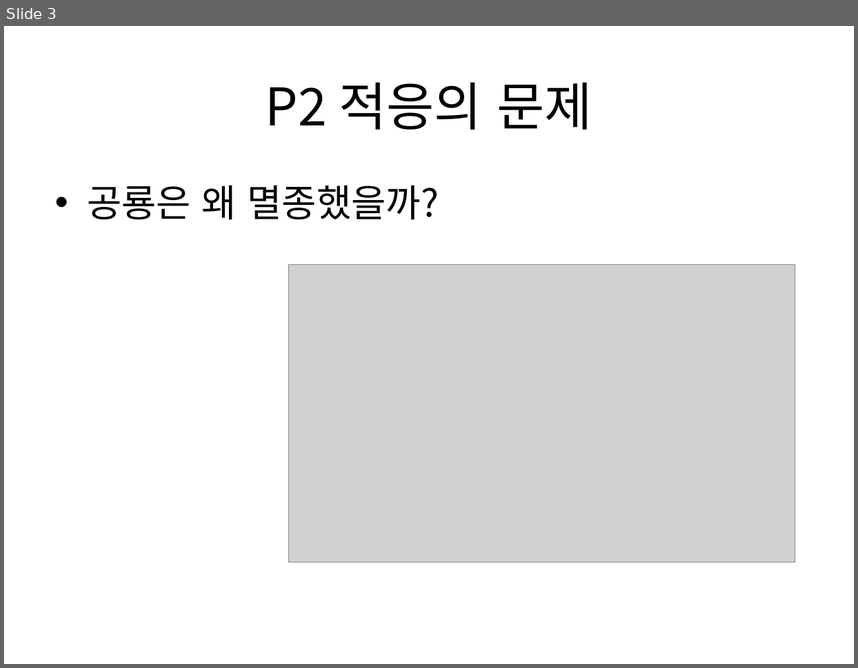
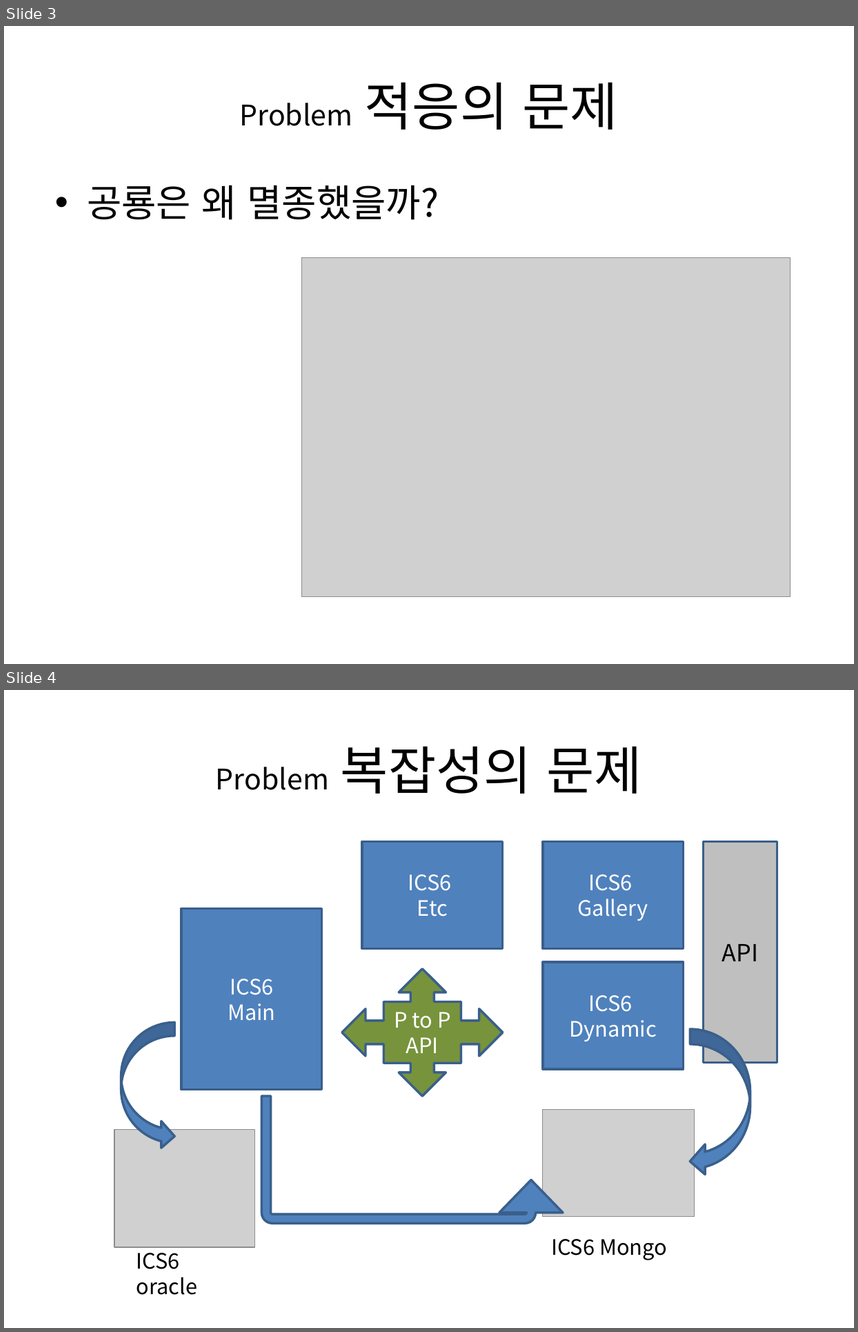
Before and after one commit to bleujin/external, a slide deck: resource/docs/first.pptx. Shown one above the other, each under a label of ours: slide 3 before the commit, slides 3 and 4 after it. The pictures are 858x668 and 858x1332 pixels, drawn with LibreOffice and Linux fonts; fonts in the diff are those of the drawing; grey boxes stand for pictures. Boxes give left, top, right and bottom in pixels: in the first picture for what was removed or moved away, otherwise in the second. Text is boxed around its words. In the diff, an @@ line names an element or a change of style, - is before the commit and + after.

```diff
--- a/resource/docs/first.pptx
+++ b/resource/docs/first.pptx
@@ slide 4 added at [4,690,854,1328], background #FFFFFF @@
@@ title added at [216,746,642,793], 24 pt, text #000000 @@
+Problem 복잡성의 문제
@@ rectangle added at [362,841,502,949], fill #4F81BD, outline #3A5F8C 2 pt, 18 pt, text #FFFFFF @@
+ICS6
+Etc
@@ rectangle added at [543,841,683,949], fill #4F81BD, outline #3A5F8C 2 pt, 18 pt, text #FFFFFF @@
+ICS6
+Gallery
@@ rectangle added at [704,841,777,1063], fill #BFBFBF, outline #3A5F8C 2 pt, 20 pt, text #000000 @@
+API
@@ rectangle added at [181,909,322,1090], fill #4F81BD, outline #3A5F8C 2 pt, 18 pt, text #FFFFFF @@
+ICS6
+Main
@@ quad arrow callout added at [342,969,503,1096], fill #77933C, outline #3A5F8C 2 pt, 18 pt, text #FFFFFF @@
+P to P
+API
@@ rectangle added at [543,962,683,1069], fill #4F81BD, outline #3A5F8C 2 pt, 18 pt, text #FFFFFF @@
+ICS6
+Dynamic
@@ curved right arrow added at [121,1023,175,1150], fill #4F81BD, outline #3A5F8C 2 pt @@
@@ curved right arrow added at [690,1029,751,1176], fill #4F81BD, outline #3A5F8C 2 pt @@
@@ uturn arrow added at [261,1096,562,1223], fill #4F81BD, outline #3A5F8C 2 pt @@
@@ picture added at [543,1109,694,1216] @@
@@ picture added at [114,1130,254,1247] @@
@@ text added at [136,1247,198,1294], 18 pt, text #000000 @@
+ICS6 oracle
@@ text added at [551,1239,667,1260], 18 pt, text #000000 @@
+ICS6 Mongo
@@ slide 3 changed as well @@
@@ title at [240,82,618,129]: text changed; size 44 to 24 pt @@
-P2 적응의 문제
+Problem 적응의 문제
@@ picture: place and size @@
-picture at [289,265,795,562]
+picture at [301,258,791,597]
```
Also in this commit, not shown: 3 other slides changed, 4 other slides added, 4 slides removed, 4 other files.
